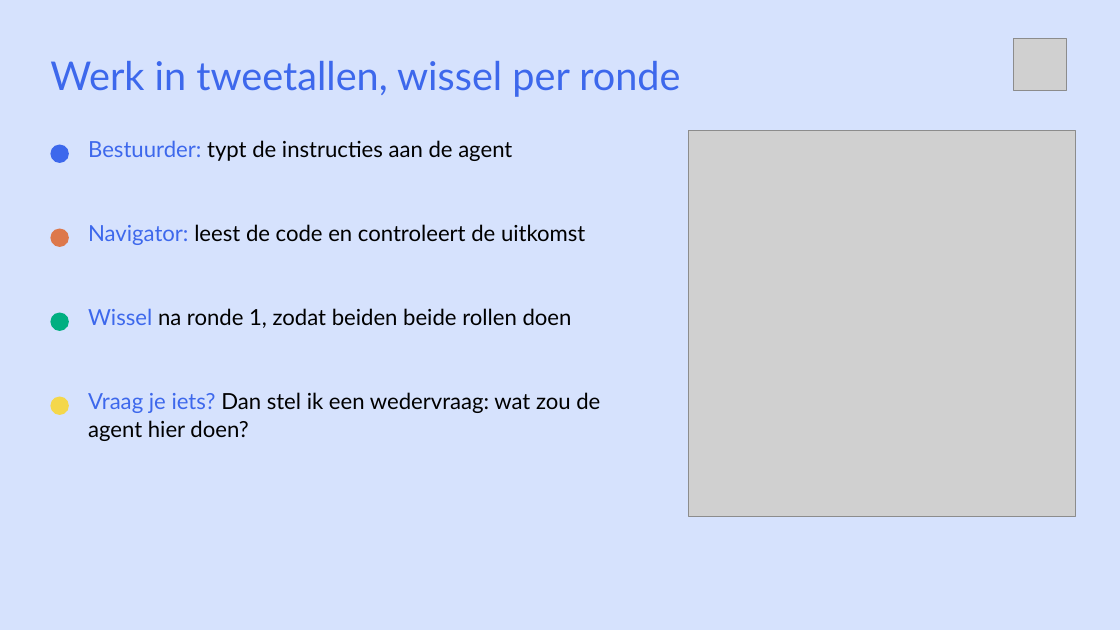
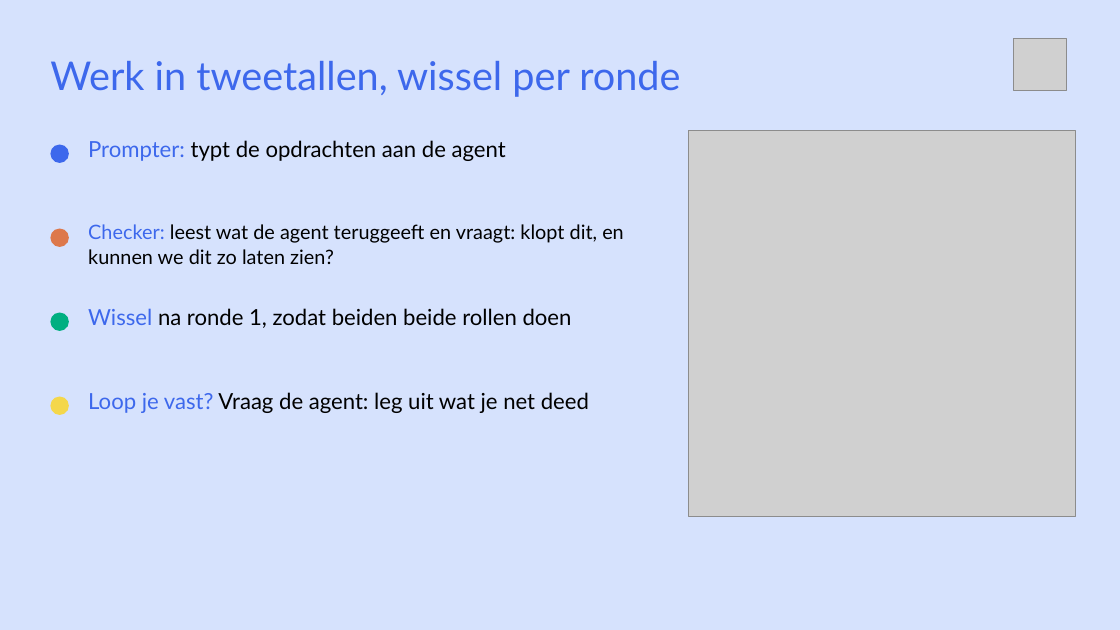
Before and after one commit to cedanl/clidev-presentaties, a slide deck: slide 7 of workshop-rad/exports/261005_workshop_rad_uitvoering.pptx. Drawn at 1120x630 pixels with LibreOffice and Linux fonts; fonts in the diff are those of the drawing; grey boxes stand for pictures. Boxes give left, top, right and bottom in pixels: in the first picture for what was removed or moved away, otherwise in the second. Text is boxed around its words. In the diff, an @@ line names an element or a change of style, - is before the commit and + after.

```diff
--- a/workshop-rad/exports/261005_workshop_rad_uitvoering.pptx
+++ b/workshop-rad/exports/261005_workshop_rad_uitvoering.pptx
@@ text at <box>88,140,506,161</box>: text changed @@
-Bestuurder: typt de instructies aan de agent
+Prompter: typt de opdrachten aan de agent
@@ text at <box>88,224,624,264</box>: text changed; size 19 to 17 pt @@
-Navigator: leest de code en controleert de uitkomst
+Checker: leest wat de agent teruggeeft en vraagt: klopt dit, en kunnen we dit zo laten zien?
@@ text at <box>88,392,589,413</box>: text changed @@
-Vraag je iets? Dan stel ik een wedervraag: wat zou de agent hier doen?
+Loop je vast? Vraag de agent: leg uit wat je net deed
```
Also in this commit, not shown: 4 other slides changed, 1 slide added, 1 slide removed, 4 other files.
